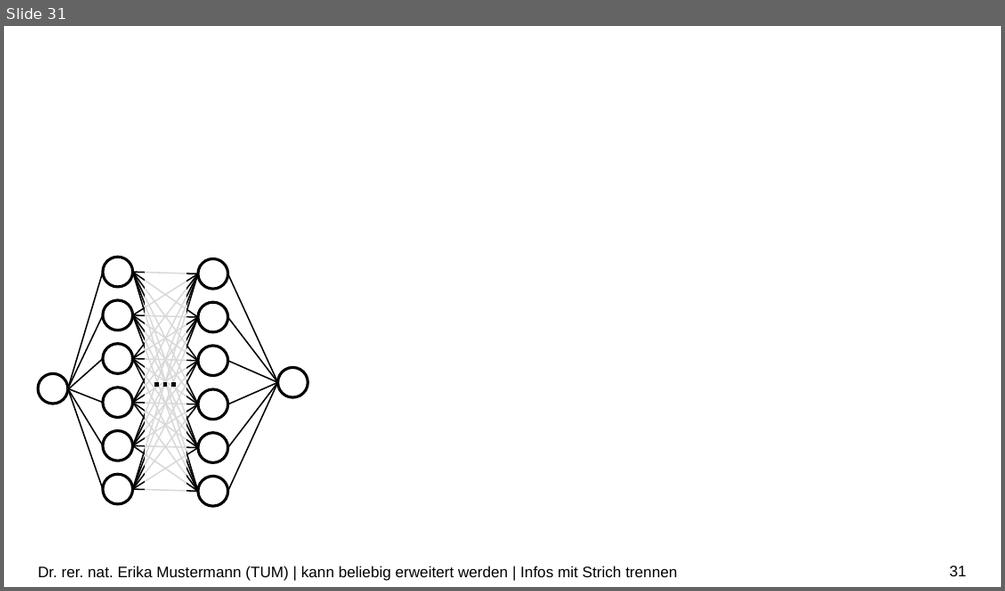
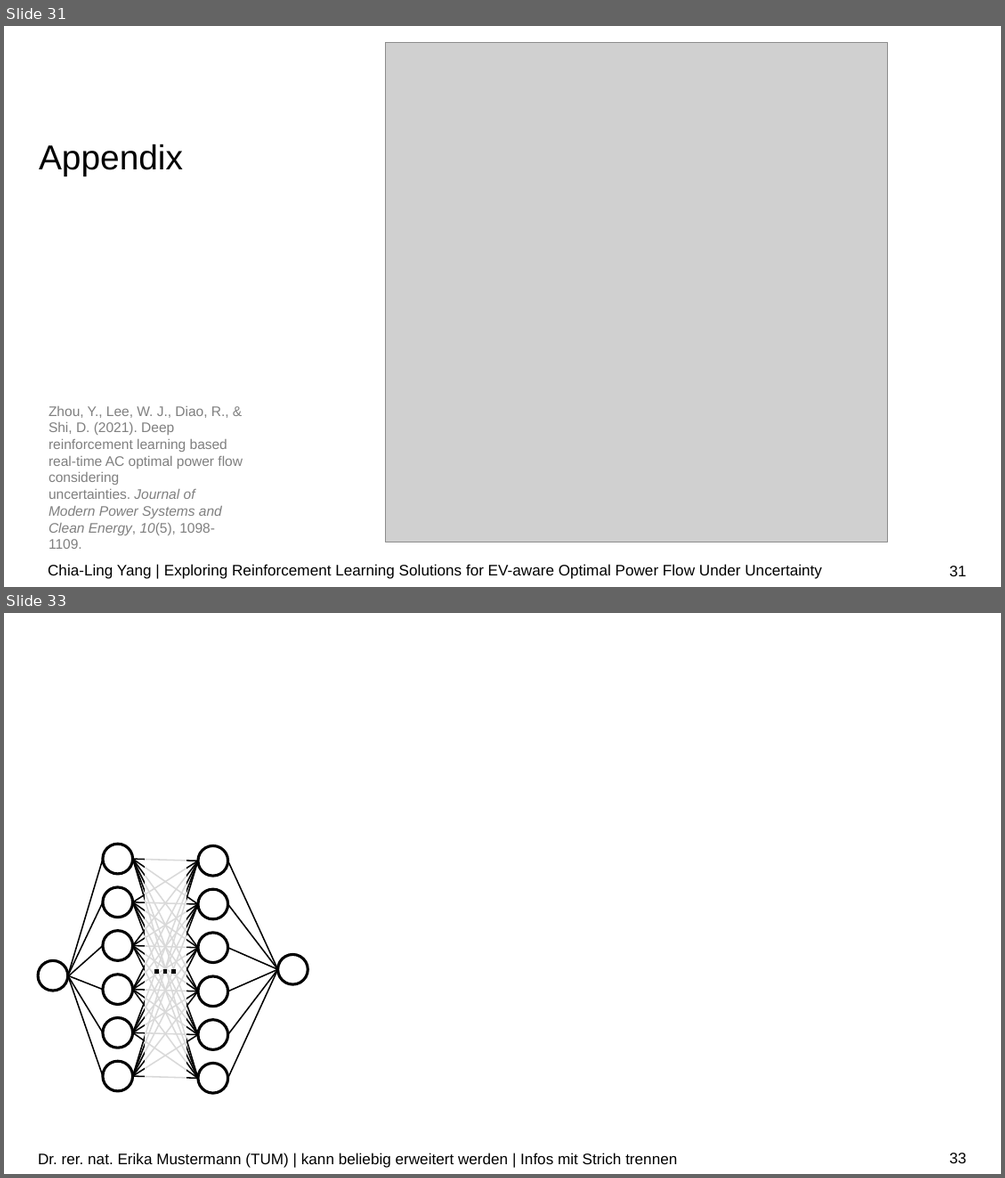
Before and after one commit to chialingyang7718/RL_OPF_EVaware, a slide deck: Mid-term Presentation.pptx. Shown one above the other, each under a label of ours: slide 31 before the commit, slides 31 and 33 after it; the slides between them are not shown. The pictures are 1005x591 and 1005x1178 pixels, drawn with LibreOffice and Linux fonts; fonts in the diff are those of the drawing; grey boxes stand for pictures; background and template pictures are left out. Boxes give left, top, right and bottom in pixels: in the first picture for what was removed or moved away, otherwise in the second. Text is boxed around its words. In the diff, an @@ line names an element or a change of style, - is before the commit and + after.

```diff
--- a/Mid-term Presentation.pptx
+++ b/Mid-term Presentation.pptx
@@ slide 31 added at (4,26,1001,587), background #FFFFFF @@
@@ picture added at (386,43,888,541) @@
@@ title added at (39,143,183,176), 25 pt, text #000000 @@
+Appendix
@@ text added at (48,406,243,548), 10 pt, text #808080 @@
+Zhou, Y., Lee, W. J., Diao, R., & Shi, D. (2021). Deep reinforcement learning based real-time AC optimal power flow considering uncertainties. Journal of Modern Power Systems and Clean Energy, 10(5), 1098-1109.
@@ text added at (48,564,822,579), 11 pt, text #000000 @@
+Chia-Ling Yang | Exploring Reinforcement Learning Solutions for EV-aware Optimal Power Flow Under Uncertainty
@@ page number added at (949,565,966,576), 11 pt, text #000000 @@
+31
@@ what was slide 31 is now slide 33 @@
@@ page number at (949,1152,966,1163): text changed @@
-31
+33
```
Also in this commit, not shown: 4 slides changed, 1 other slide added.
